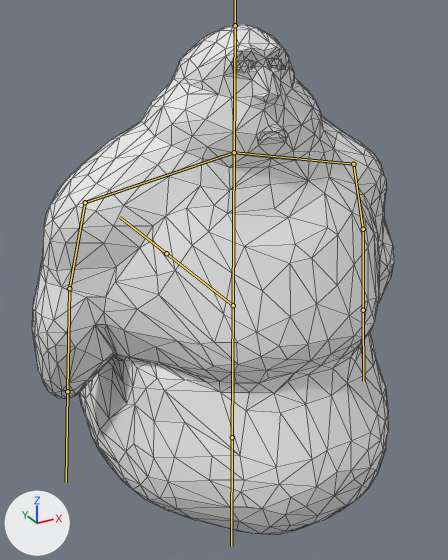
One commit to the FBX model Assets/Nico/blop_animated.fbx: the scene before it, then after it.
The view is the same before and after, from a 50 mm camera at (-0.924, -1.622, 1.46) aimed at (0.004, 0.065, 0.617). Every picture has the same lights, and +X, +Y and +Z are marked at lower left. The bones that bend it are drawn over the model as lines. Mesh edges are drawn as thin lines.

In view in the first picture: 'blob_lp'.
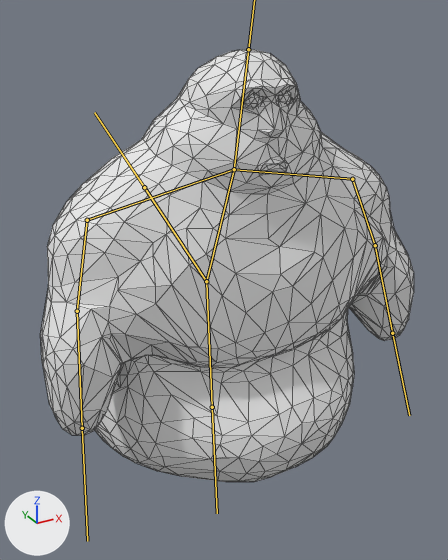
The newer file adds an action. The first version stands in its rest pose; the second is drawn at frame 10 of the action 'Armature|ArmatureAction'.

Changed parts and their boxes [x1, y1, x2, y2] in the pictures (448 x 560 px):
'blob_lp', posed (15% shorter): before [32, 25, 394, 534]; after [40, 50, 414, 482]
bone 'Bone.002', root to tip: before (234, 152) to (233, 305); after (234, 169) to (206, 281)
bone 'Bone.003', root to tip: before (233, 305) to (232, 437); after (206, 281) to (212, 407)
bone 'shoulder.L', root to tip: before (234, 152) to (353, 164); after (234, 169) to (352, 179)
bone 'Arm.R', root to tip: before (353, 164) to (363, 229); after (352, 179) to (375, 245)
bone 'shoulder.R', root to tip: before (234, 152) to (85, 202); after (234, 169) to (87, 220)
bone 'Arm.L', root to tip: before (85, 202) to (69, 288); after (87, 220) to (77, 311)
bone 'Bone.004', root to tip: before (234, 152) to (235, 25); after (234, 169) to (248, 49)

The change, as a diff of the scene's bpy script:
```diff
--- a/Assets/Nico/blop_animated.fbx.py
+++ b/Assets/Nico/blop_animated.fbx.py
@@ bone_bone_002 @@
 bone_bone_002 = bpy.data.objects['Armature'].pose.bones['Bone.002']
-bone_bone_002.location = (0.0, 0.0, 0.0)
-bone_bone_002.rotation_quaternion = (1.0, 0.0, 0.0, 0.0)  # degrees (0, 0, 0)
+bone_bone_002.location = (0.0, 0.05, 0.0)
+bone_bone_002.rotation_quaternion = (0.975, 0.222, -0.023, -0.02)  # degrees (26, -2, -3)
@@ bone_bone_003 @@
 bone_bone_003 = bpy.data.objects['Armature'].pose.bones['Bone.003']  # child of 'Bone.002'
-bone_bone_003.rotation_quaternion = (1.0, 0.0, 0.0, 0.0)  # degrees (0, 0, 0)
+bone_bone_003.rotation_quaternion = (0.971, -0.238, -0.008, 0.019)  # degrees (-28, 0, 2)
@@ bone_shoulder_l @@
 bone_shoulder_l = bpy.data.objects['Armature'].pose.bones['shoulder.L']
-bone_shoulder_l.location = (0.0, 0.0, 0.0)
+bone_shoulder_l.location = (-0.05, 0.009, 0.0)
@@ bone_arm_r @@
 bone_arm_r = bpy.data.objects['Armature'].pose.bones['Arm.R']  # child of 'shoulder.L'
-bone_arm_r.rotation_quaternion = (1.0, 0.0, 0.0, 0.0)  # degrees (0, 0, 0)
+bone_arm_r.rotation_quaternion = (0.99, -0.134, -0.048, -0.004)  # degrees (-15, -6, 0)
@@ bone_shoulder_r @@
 bone_shoulder_r = bpy.data.objects['Armature'].pose.bones['shoulder.R']
-bone_shoulder_r.location = (0.0, 0.0, 0.0)
+bone_shoulder_r.location = (0.05, 0.009, 0.0)
@@ bone_arm_l @@
 bone_arm_l = bpy.data.objects['Armature'].pose.bones['Arm.L']  # child of 'shoulder.R'
-bone_arm_l.rotation_quaternion = (1.0, 0.0, 0.0, 0.0)  # degrees (0, 0, 0)
+bone_arm_l.rotation_quaternion = (0.99, -0.134, 0.048, 0.004)  # degrees (-15, 6, 0)
@@ bone_bone_004 @@
 bone_bone_004 = bpy.data.objects['Armature'].pose.bones['Bone.004']
-bone_bone_004.location = (0.0, 0.0, 0.0)
-bone_bone_004.rotation_quaternion = (1.0, 0.0, 0.0, 0.0)  # degrees (0, 0, 0)
+bone_bone_004.location = (0.0, -0.05, 0.0)
+bone_bone_004.rotation_quaternion = (0.994, 0.106, 0.0, 0.0)  # degrees (12, 0, 0)
```
